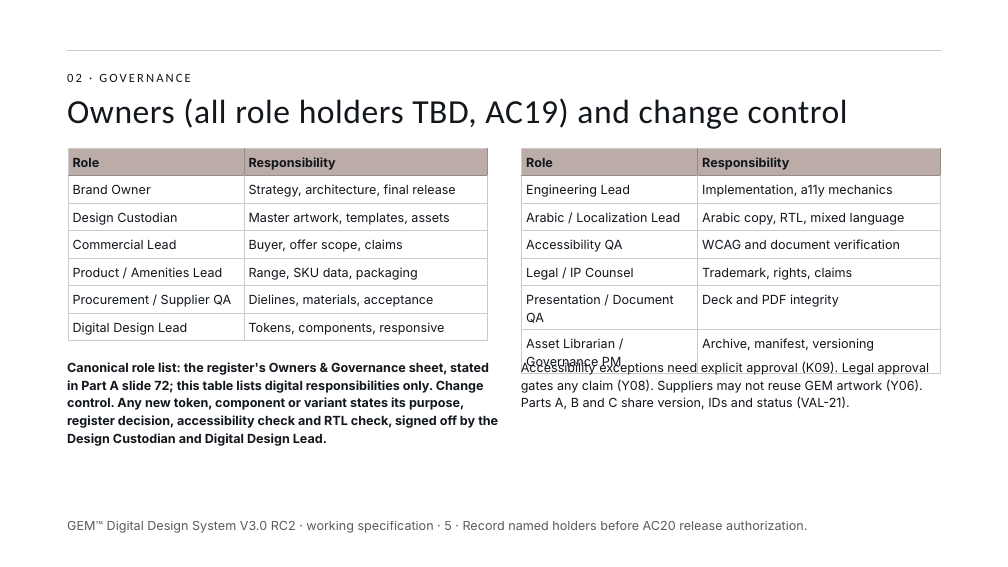
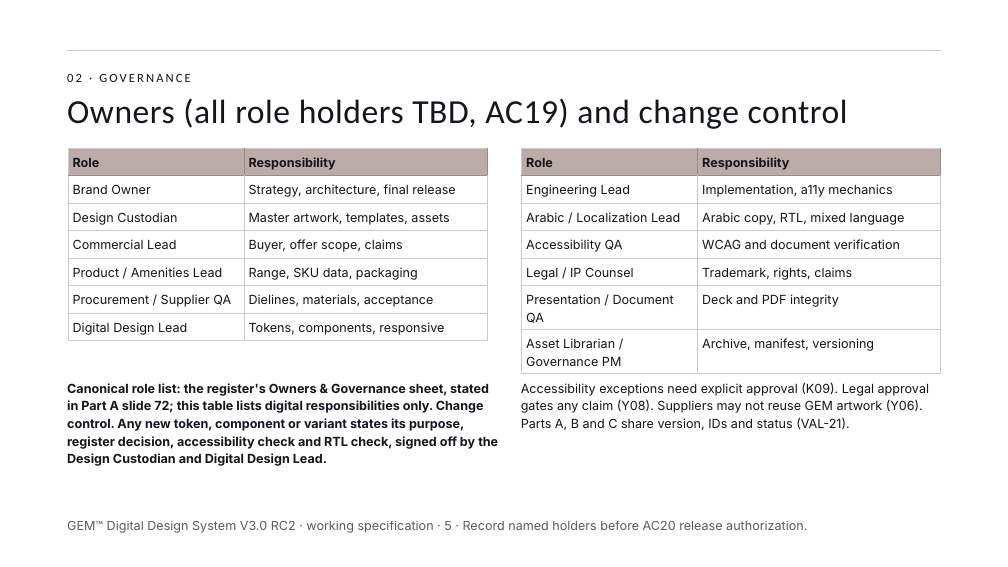
Before and after one commit to mashaelalh/GEM, a slide deck: slide 5 of PartB_RC2/01_source/B-RC2.pptx. Drawn at 1008x567 pixels with LibreOffice and Linux fonts; fonts in the diff are those of the drawing. Boxes give left, top, right and bottom in pixels: in the first picture for what was removed or moved away, otherwise in the second. Text is boxed around its words. In the diff, an @@ line names an element or a change of style, - is before the commit and + after.

```diff
--- a/PartB_RC2/01_source/B-RC2.pptx
+++ b/PartB_RC2/01_source/B-RC2.pptx
@@ text "Canonical role list: the register's ...": place and size @@
-text "Canonical role list: the register's ..." at [67, 362, 498, 446]
+text "Canonical role list: the register's ..." at [67, 383, 498, 466]
@@ text "Accessibility exceptions need explicit approval ...": place and size @@
-text "Accessibility exceptions need explicit approval ..." at [521, 361, 929, 409]
+text "Accessibility exceptions need explicit approval ..." at [521, 382, 929, 430]
```
Also in this commit, not shown: 4 other slides changed, 6 other files.
